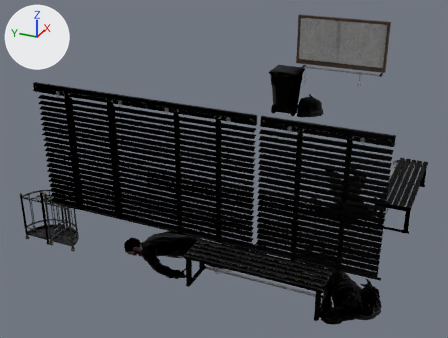
One commit to the FBX model Framework/Client/Bin/Resources/Models/Map/Prop/MapObject/sm301/sm301_01_313room_00.fbx: the scene before it, then after it.
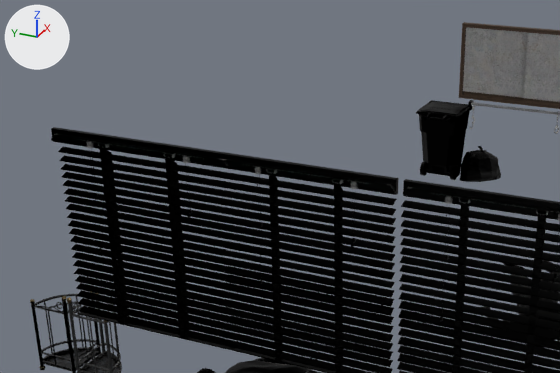
Each version appears first whole from a 50 mm lens placed at (-0.0886, -0.0349, 0.0452), pointed at (-0.0055, 0.0025, 0.0037), and next in a close-up on the part from 0% to 81% of the width and 0% to 71% of the height. The axes (+X, +Y, +Z) are drawn at upper left. The lights are the same throughout. Where no turn or scale is listed for an object, it has been applied to the vertices.

Script lines for the objects in view, before the commit:
```python
ob_sm30083garbagecart01a00ms_1_group_0_sub_1__sm30_083_gar_31304c0 = bpy.data.objects.new('sm30083GarbageCart01A00ms_1_Group_0_Sub_1__sm30_083_Gar_31304c0', me_sm30083garbagecart01a00ms_1_group_0_sub_1__sm30_083_gar_deada26)
ob_sm30083garbagecart01a00ms_1_group_0_sub_1__sm30_083_gar_31304c0.location = (-0.31897, 0.04754, 0.0)
ob_sm30124starsblind01a00ms_1_group_0_sub_1__sm30_124_star_150e129 = bpy.data.objects.new('sm30124STARSBlind01A00ms_1_Group_0_Sub_1__sm30_124_STAR_150e129', me_sm30124starsblind01a00ms_1_group_0_sub_1__sm30_124_star_52e32ff)
ob_sm30124starsblind01a00ms_1_group_0_sub_1__sm30_124_star_150e129.location = (-0.31897, 0.04754, 0.0)
ob_sm30164umbrellastand01a00ms_1_group_0_sub_1__sm30_164_u_182632d = bpy.data.objects.new('sm30164UmbrellaStand01A00ms_1_Group_0_Sub_1__sm30_164_U_182632d', me_sm30164umbrellastand01a00ms_1_group_0_sub_1__sm30_164_u_35d456f)
ob_sm30164umbrellastand01a00ms_1_group_0_sub_1__sm30_164_u_182632d.location = (-0.31897, 0.04754, 0.0)
# also in view: 'sm12002ZombieCorpses00ms_1_Group_0_Sub_4__sm12_002_Zomb_c596afe' at (-0.0253, -0.0025, 0.0014); 'sm30136CorkBoard02A00ms_1_Group_0_Sub_2__sm30_136_CorkB_021c2af' at (0.0367, -0.0048, 0.0157); 'sm30203EastOfficeBlind01A00ms_1_Group_0_Sub_1__sm30_124_53c27e9' at (-0.035, -0.0145, 0.0171); 'sm20002GarbageBags01A00ms_1_Group_4_Sub_1__sm20_002_Gar_fda4023' at (0.0346, 0.0003, 0.0023); 'sm30136CorkBoard02A00ms_1_Group_0_Sub_1__sm30_136_CorkB_caab2bc' at (0.0369, -0.0048, 0.0157)
```
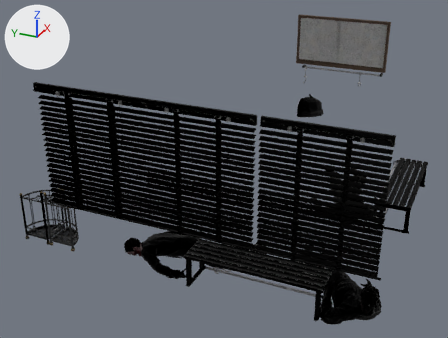
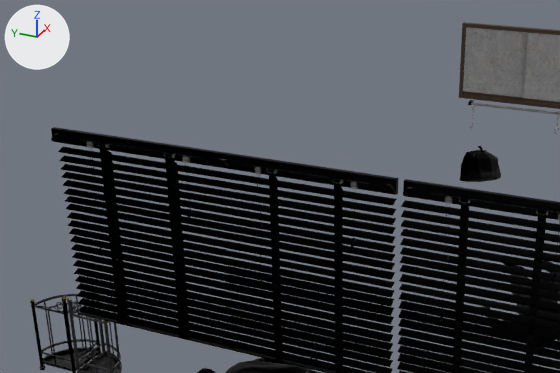
Changed parts and their boxes (x1, y1, x2, y2) in the close-ups (560 x 373 px):
'sm30083GarbageCart01A00ms_1_Group_0_Sub_1__sm30_083_Gar_31304c0', deleted: before (416, 100, 472, 180)

What the commit changed:
Object 'sm30083GarbageCart01A00ms_1_Group_0_Sub_1__sm30_083_Gar_31304c0' (ob_sm30083garbagecart01a00ms_1_group_0_sub_1__sm30_083_gar_31304c0) is deleted.
